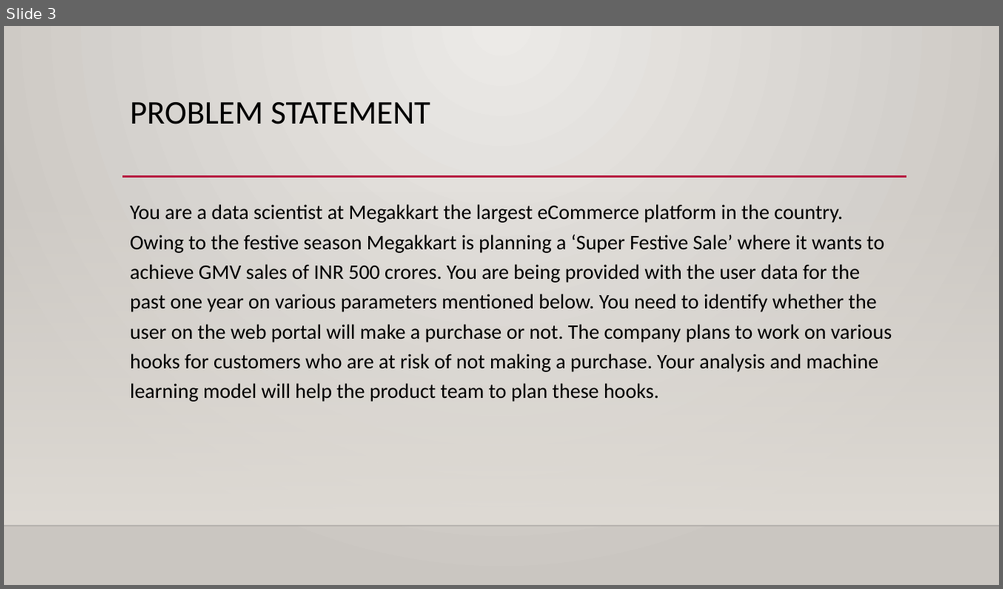
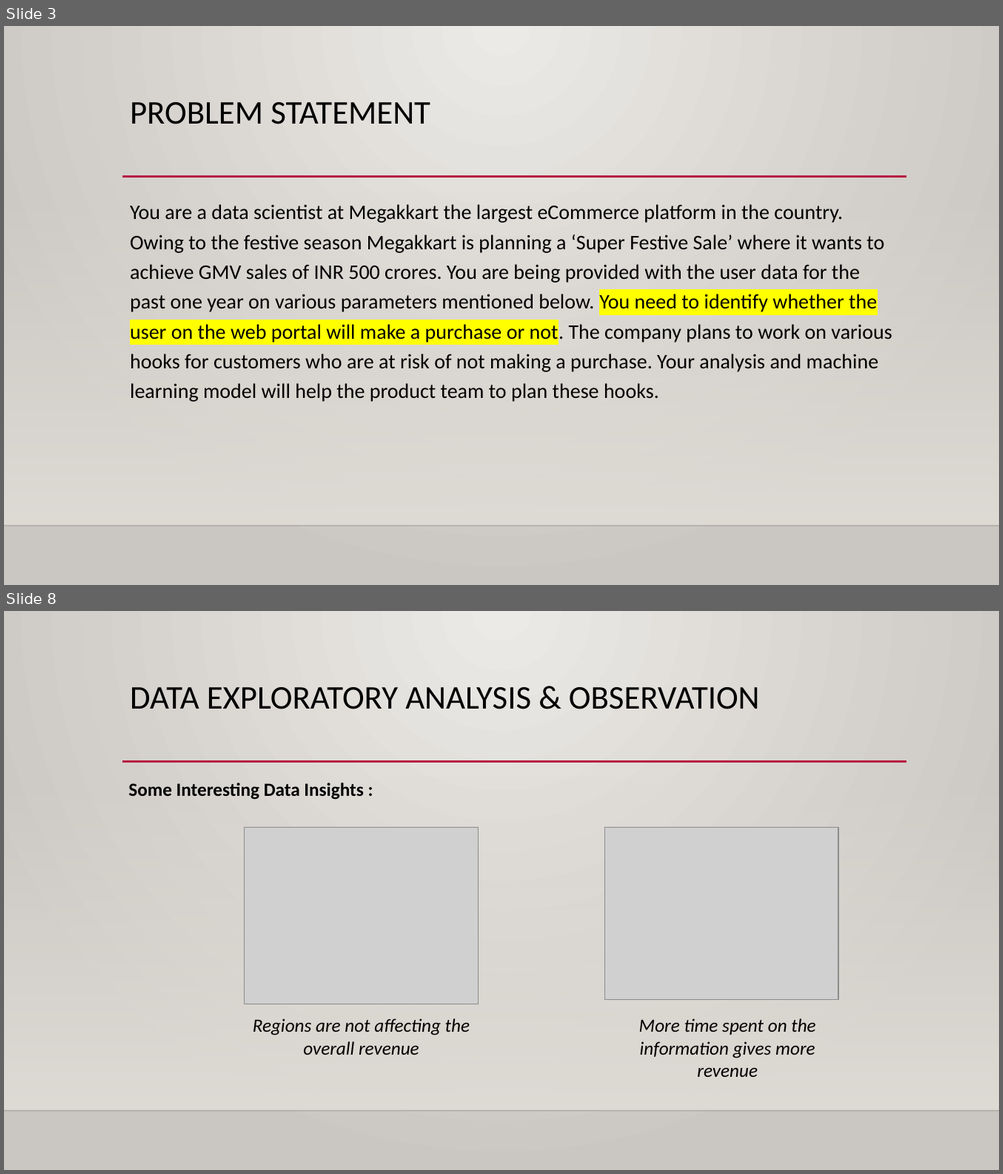
Before and after one commit to mbhoge/ml-hackathon-1, a slide deck: Data Fanatics Team - Data Analysis.pptx. Shown one above the other, each under a label of ours: slide 3 before the commit, slides 3 and 8 after it; the slides between them are not shown. The pictures are 1003x589 and 1003x1174 pixels, drawn with LibreOffice and Linux fonts; fonts in the diff are those of the drawing; grey boxes stand for pictures; background and template pictures are left out. Boxes give left, top, right and bottom in pixels: in the first picture for what was removed or moved away, otherwise in the second. Text is boxed around its words. In the diff, an @@ line names an element or a change of style, - is before the commit and + after.

```diff
--- a/Data Fanatics Team - Data Analysis.pptx
+++ b/Data Fanatics Team - Data Analysis.pptx
@@ slide 8 added at (4,611,999,1170), background gradient #ECEAE7 to #CAC7C1; not listed: 3 template elements that a slide beside it also shows @@
@@ title added at (130,687,760,709), 32 pt, text #000000 @@
+DATA EXPLORATORY ANALYSIS & OBSERVATION
@@ text added at (128,783,363,800), 18 pt, text #000000, bold @@
+Some Interesting Data Insights :
@@ picture added at (244,827,478,1005) @@
@@ picture added at (605,827,838,1000) @@
@@ text added at (253,1019,469,1055), 18 pt, text #000000, italic @@
+Regions are not affecting the overall revenue
@@ text added at (639,1019,815,1077), 18 pt, text #000000, italic @@
+More time spent on the information gives more revenue
@@ slide 3 changed as well @@
@@ text "You are a data scientist ..." at (130,204,891,402): highlight none to #FFFF00 in "You need to identify whether the user ..." @@
```
Also in this commit, not shown: 3 other slides changed, 11 other slides added, 5 other files.
